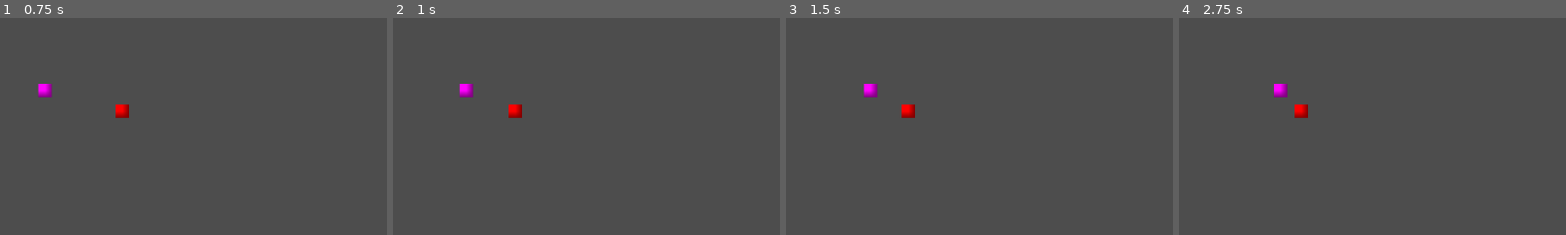
Above: before the commit, frames 1-4 (left to right).
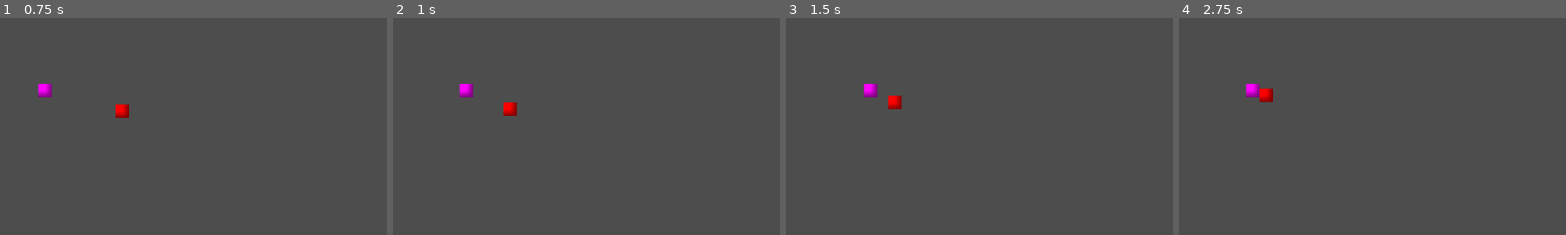
Above: after the commit, the same moments.

Repository: Goreman12/Night-Shift-Nightmare
Game: Godot game, scene res://Scenes/main.tscn
Same seed, same stepped clock (60 frames per second), same inputs: the game is played once before the commit and once after it.
Inputs (mouse positions are % of the whole screen's width and height, from its top left):
- Up to frame 1 (0.75 s): tap Enter at 0.5 s; move the mouse to (72, 45) at 0.52 s; hold D (right) from 0.53 s (still down); click (72, 45) at 0.67 s
- Up to frame 2 (1 s): keep holding D (right)
- Up to frame 3 (1.5 s): move the mouse to (30, 55) at 1.27 s; release D (right) at 1.28 s; hold A (left) from 1.28 s (still down)
- Up to frame 4 (2.75 s): move the mouse to (60, 28) at 2.02 s; release A (left) at 2.03 s; hold D (right) from 2.03 s (still down)
The pictures show only the part of the screen within x 0-50%, y 0-50%; the shares and areas given below are measured in that part.

Frame 1 is identical in both runs. In frame 2, 0.3% of the frame differs, in the area x 28-34%, y 38-46%; in frame 3, 0.4%; in frame 4, 0.9%, in the area x 17-34%, y 30-46%.
Error before the commit: Parse Error: Expected indented block after "if" block. (res://Scenes/garbage_enemy.gd:19)

Commit message:
Enemy + Player Movement Fix

Diff:
--- a/Scenes/garbage_enemy.gd
+++ b/Scenes/garbage_enemy.gd
@@ -1,8 +1,12 @@
 extends CharacterBody2D
 
+@onready var player: CharacterBody2D = $"../Player"
+
 @export var speed = 2000
-var acceleration: int = 5
-var distance_to_player = Vector2.ZERO
+var acceleration: int = 1.2
+var distance_to_player = Vector2()
+var direction
+var detected_player: bool = false
 
 func _ready() -> void:
 	pass # Replace with function body.
@@ -10,10 +14,15 @@
 
 # Called every frame. 'delta' is the elapsed time since the previous frame.
 func _physics_process(delta: float) -> void:
-	var player_pos = $"../Player".positition
-
+	if detected_player:
+		distance_to_player = player.position - position
+		direction = distance_to_player.normalized()
+		velocity = direction * speed * acceleration * delta
+		move_and_slide()
 
 
 
 func _on_area_2d_body_entered(body: Node2D) -> void:
 	if body.is_in_group("Player"):
+		detected_player = true
+		print("Detected: ", body.name)
--- a/Scenes/main.tscn
+++ b/Scenes/main.tscn
@@ -10,4 +10,3 @@
 
 [node name="GarbageEnemy" parent="." instance=ExtResource("2_bo1nx")]
 position = Vector2(182, 139)
-speed = null
